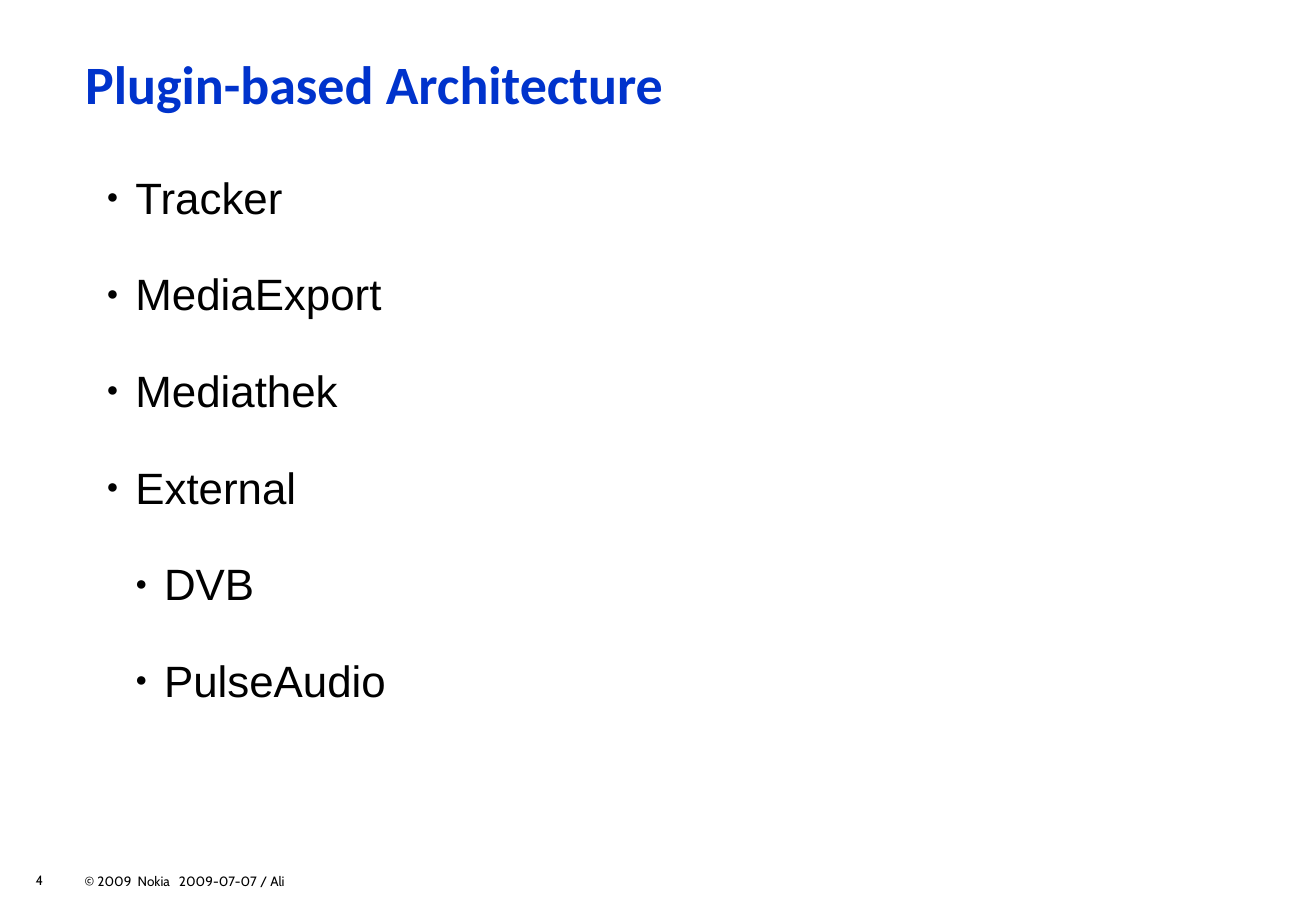
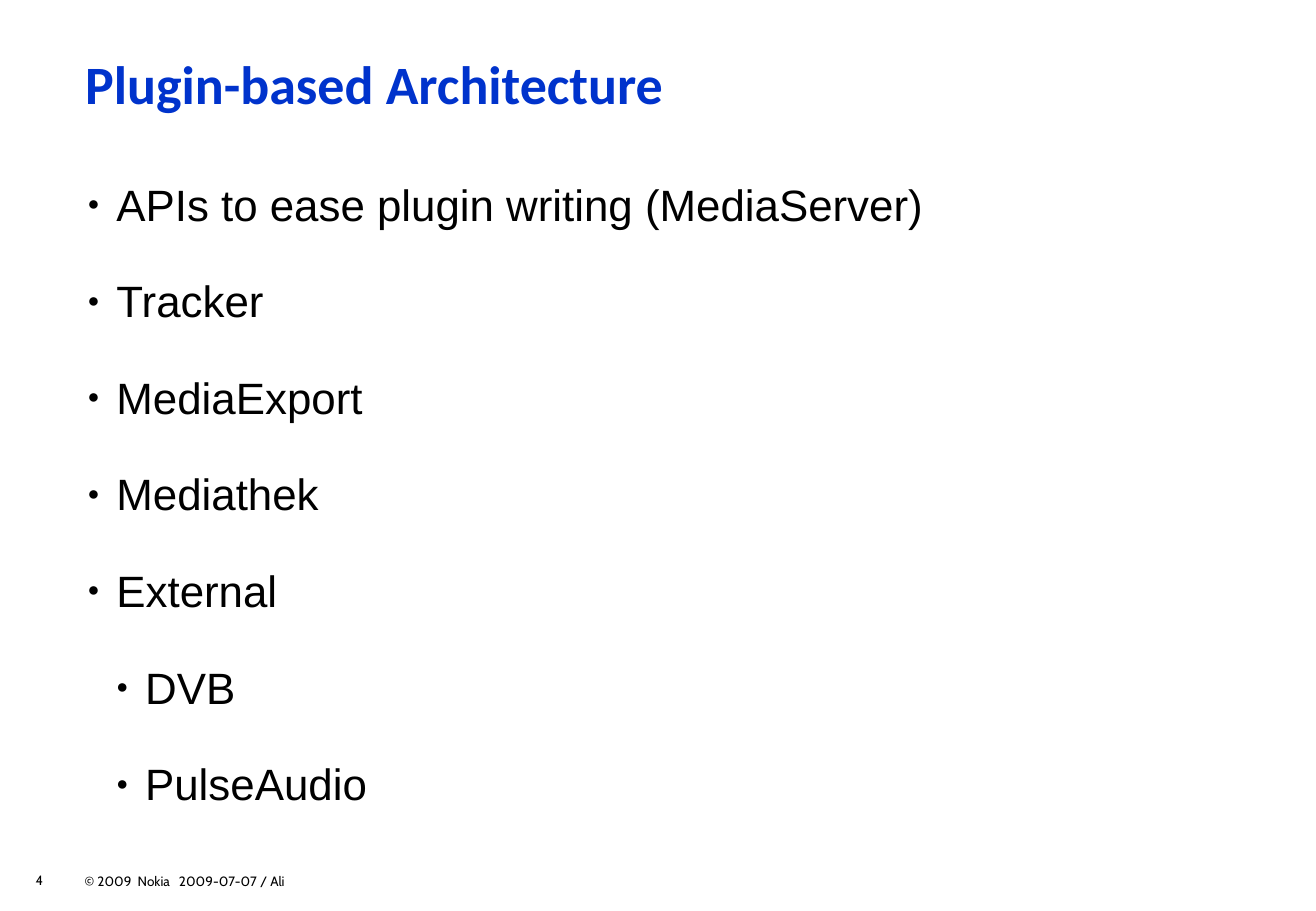
Before and after one commit to zeenix/rygel-presentation-2009, a slide deck: slide 4 of slides.odp. Drawn at 1316x911 pixels with LibreOffice and Linux fonts; fonts in the diff are those of the drawing; background and template pictures are left out. Boxes give left, top, right and bottom in pixels: in the first picture for what was removed or moved away, otherwise in the second. Text is boxed around its words. In the diff, an @@ line names an element or a change of style, - is before the commit and + after.

Commit message:
Balance "Features" and "Plugins" slide

```diff
--- a/slides.odp
+++ b/slides.odp
@@ text "APIs to ease plugin writing ...": place and size @@
-text "APIs to ease plugin writing ..." at bbox=[135, 182, 386, 698]
+text "APIs to ease plugin writing ..." at bbox=[116, 189, 923, 704]
@@ text at bbox=[116, 189, 923, 229]: paragraph added @@
+    ● APIs to ease plugin writing (MediaServer)
```
Also in this commit, not shown: 1 other slide changed.
